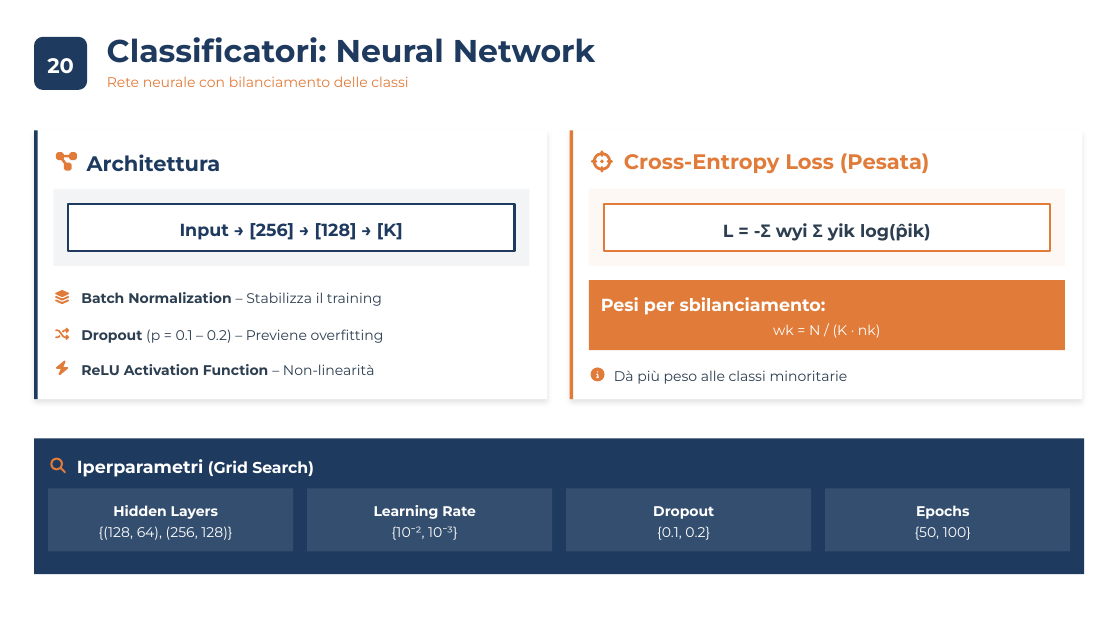
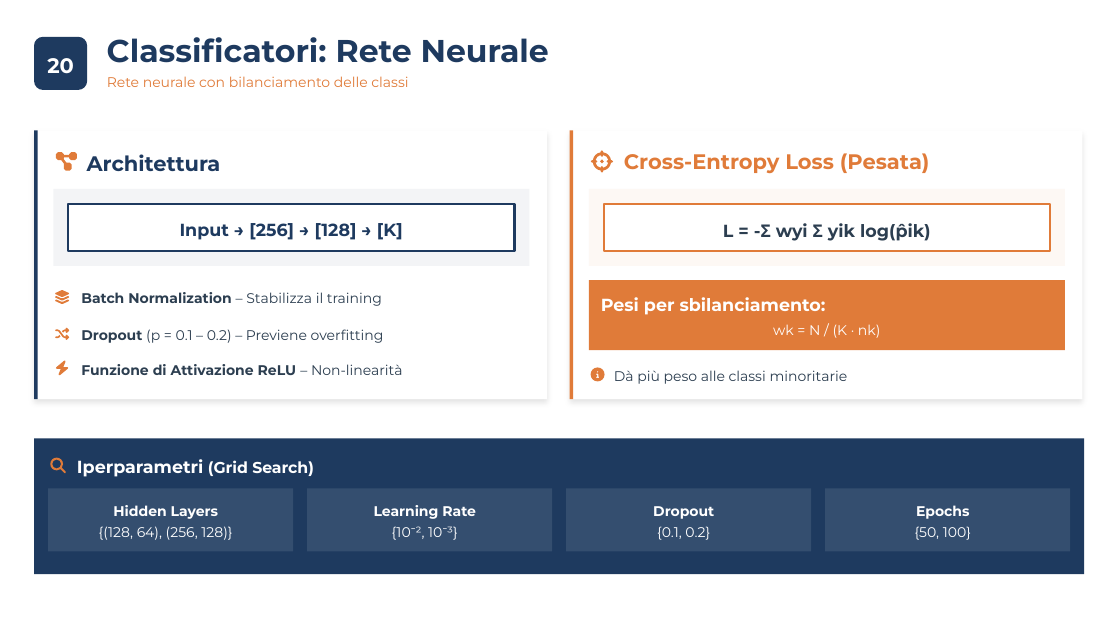
Before and after one commit to carrieroroberto/face-recognition-dimensionality-reduction, a slide deck: slide 22 of results/presentation/Carriero, Leone - Analisi Comparativa per Riduzione Dimensionale, Approccio Lineare e Non-Lineare per Riconoscimento e Verifica Facciale.pptx. Drawn at 1120x630 pixels with LibreOffice and Linux fonts; fonts in the diff are those of the drawing. Boxes give left, top, right and bottom in pixels: in the first picture for what was removed or moved away, otherwise in the second. Text is boxed around its words. In the diff, an @@ line names an element or a change of style, - is before the commit and + after.

```diff
--- a/results/presentation/Carriero, Leone - Analisi Comparativa per Riduzione Dimensionale, Approccio Lineare e Non-Lineare per Riconoscimento e Verifica Facciale.pptx
+++ b/results/presentation/Carriero, Leone - Analisi Comparativa per Riduzione Dimensionale, Approccio Lineare e Non-Lineare per Riconoscimento e Verifica Facciale.pptx
@@ text at (107,37,549,63): text changed @@
-Classificatori: Neural Network
+Classificatori: Rete Neurale
@@ text at (81,364,403,375): text changed @@
-ReLU Activation Function – Non-linearità
+Funzione di Attivazione ReLU – Non-linearità
```
Also in this commit, not shown: 19 other slides changed, 2 other files.
